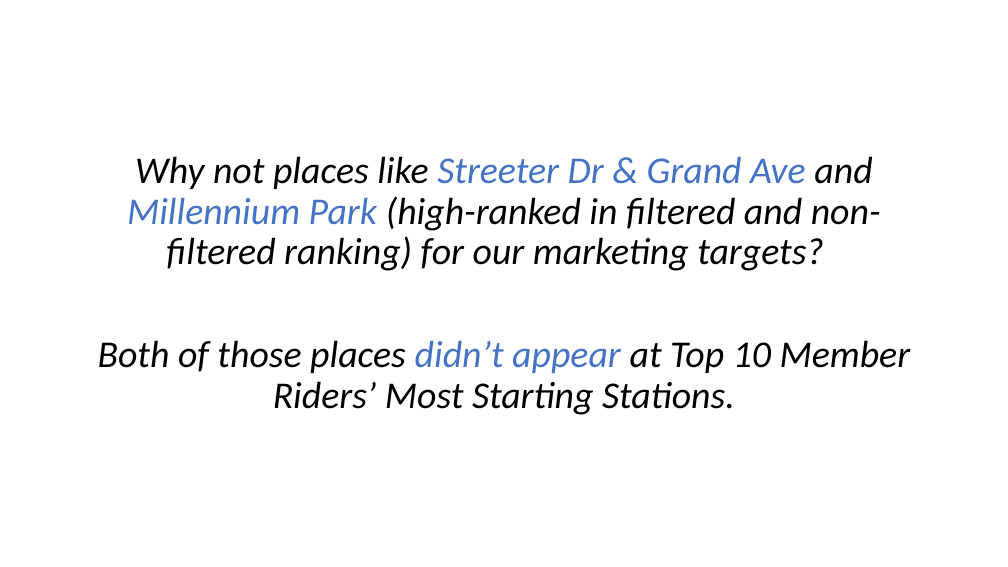
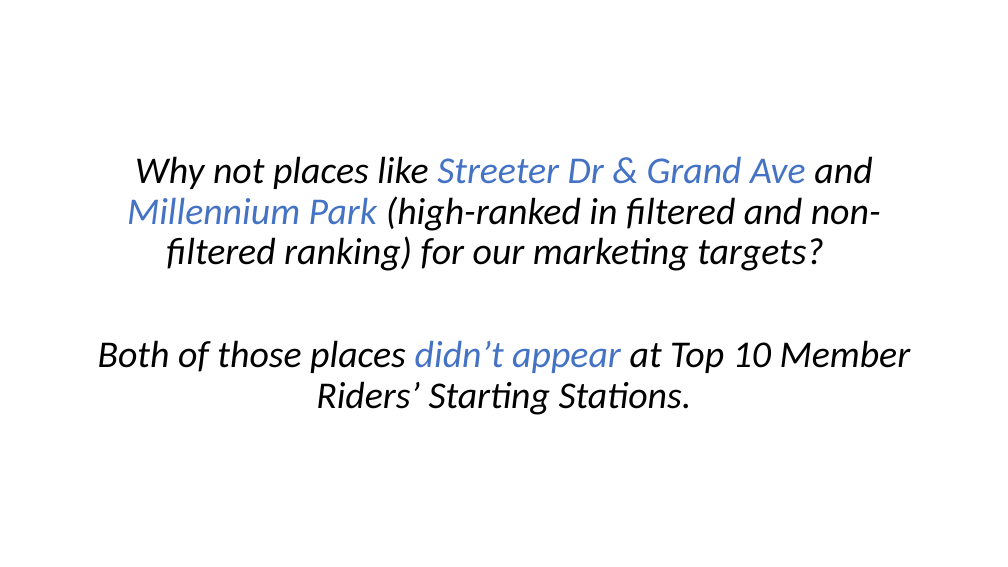
Before and after one commit to rinogrego/Google-Data-Analytics-Capstone-Project, a slide deck: slide 18 of Strategic Locations to Convert Casual Riders into Member.pptx. Drawn at 1008x567 pixels with LibreOffice and Linux fonts; fonts in the diff are those of the drawing. Boxes give left, top, right and bottom in pixels: in the first picture for what was removed or moved away, otherwise in the second. Text is boxed around its words. In the diff, an @@ line names an element or a change of style, - is before the commit and + after.

```diff
--- a/Strategic Locations to Convert Casual Riders into Member.pptx
+++ b/Strategic Locations to Convert Casual Riders into Member.pptx
@@ text at bbox=[98, 340, 911, 415]: text changed @@
-Both of those places didn’t appear at Top 10 Member Riders’ Most Starting Stations.
+Both of those places didn’t appear at Top 10 Member Riders’ Starting Stations.
```
Also in this commit, not shown: 1 other slide changed.
